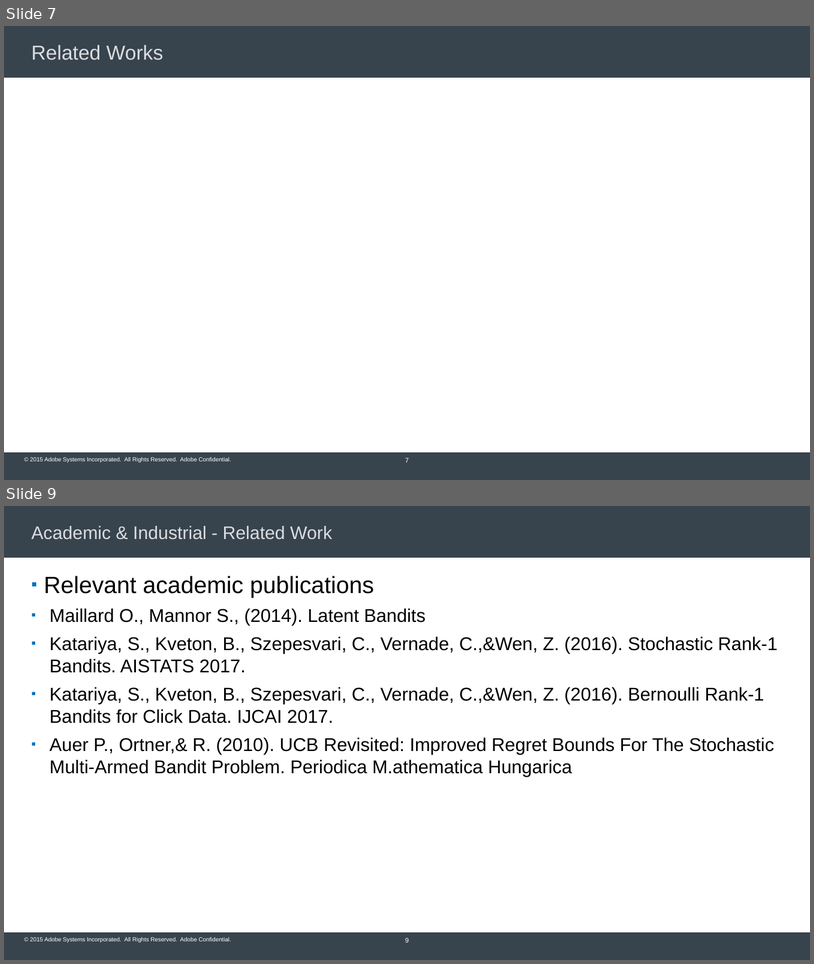
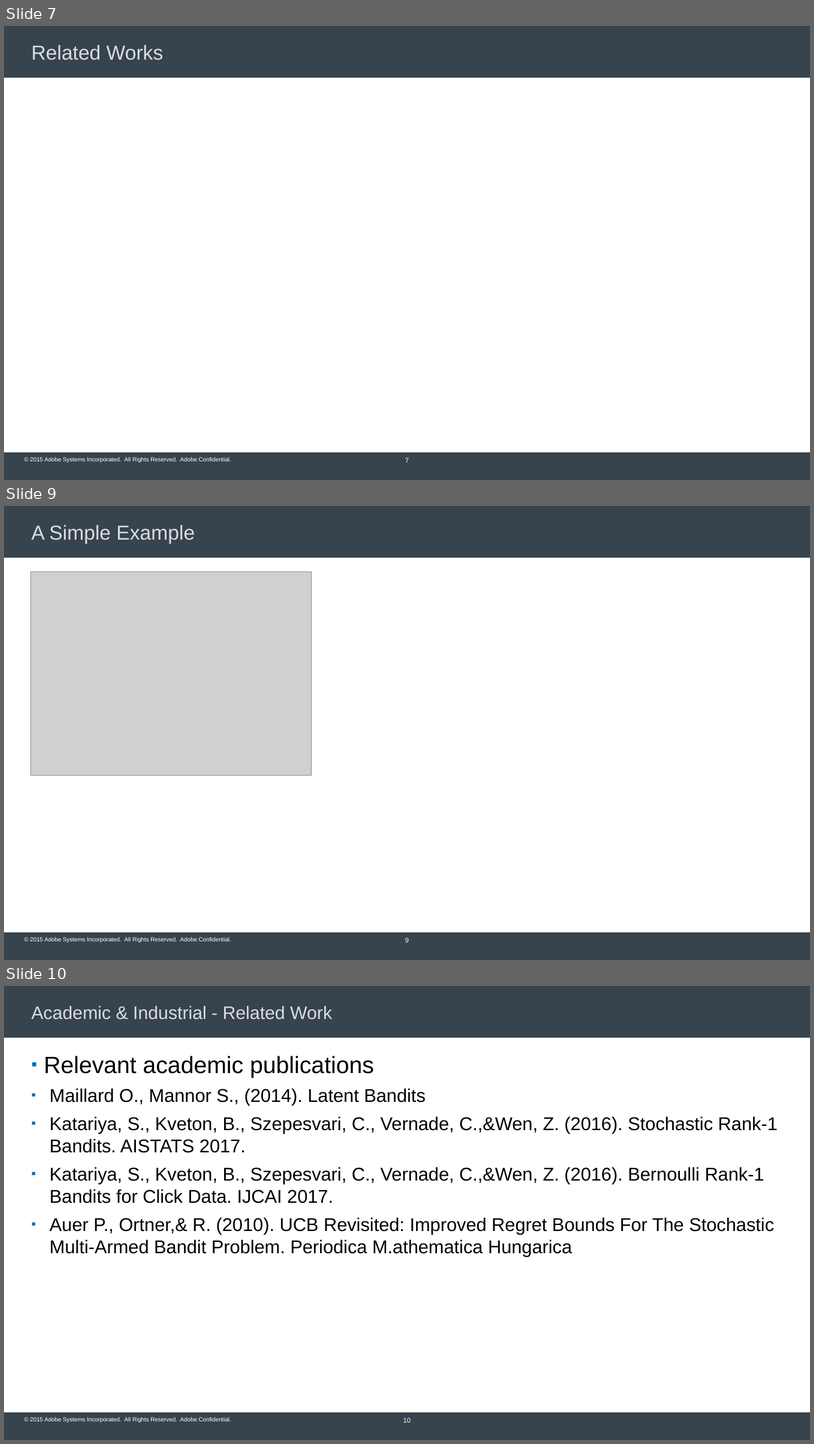
Before and after one commit to Subhojyoti/Adobe_Intern, a slide deck: Adobe PPT/Subho_Inception_talk.pptx. Shown one above the other, each under a label of ours: slides 7 and 9 before the commit, slides 7, 9 and 10 after it; the slides between them are not shown. The pictures are 814x964 and 814x1444 pixels, drawn with LibreOffice and Linux fonts; fonts in the diff are those of the drawing; grey boxes stand for pictures; background and template pictures are left out. Boxes give left, top, right and bottom in pixels: in the first picture for what was removed or moved away, otherwise in the second. Text is boxed around its words. In the diff, an @@ line names an element or a change of style, - is before the commit and + after.

```diff
--- a/Adobe PPT/Subho_Inception_talk.pptx
+++ b/Adobe PPT/Subho_Inception_talk.pptx
@@ slide 9 added at (4,506,810,960), background #FFFFFF; not listed: 3 template elements that a slide beside it also shows @@
@@ title added at (32,525,195,544), 24 pt, text #DADDE0 @@
+A Simple Example
@@ picture added at (30,571,311,775) @@
@@ page number added at (405,937,409,942), 8 pt, text #FFFFFF @@
+9
@@ what was slide 9 is now slide 10 @@
@@ page number at (404,1417,411,1422): text changed @@
-9
+10
```
Also in this commit, not shown: 1 other file.
